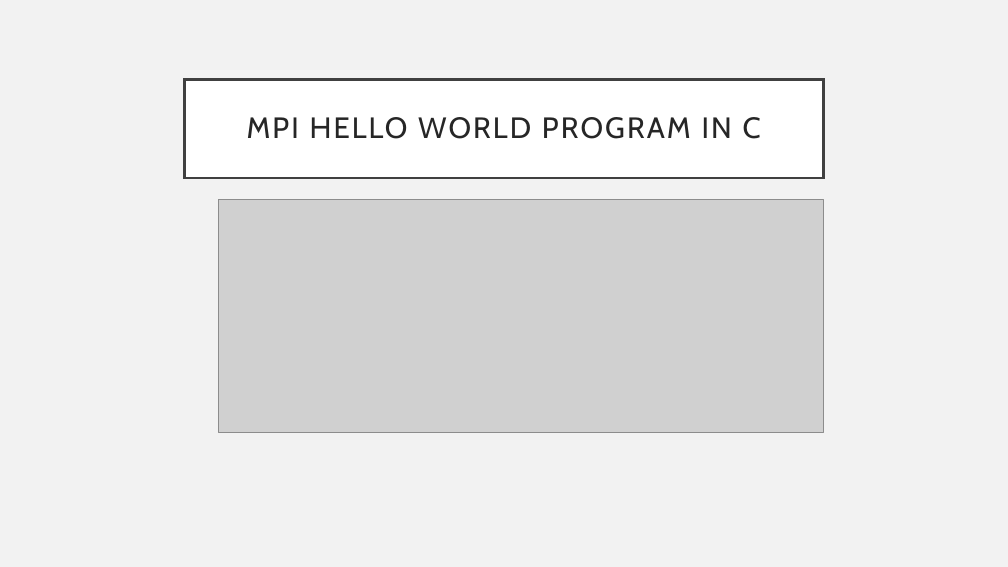
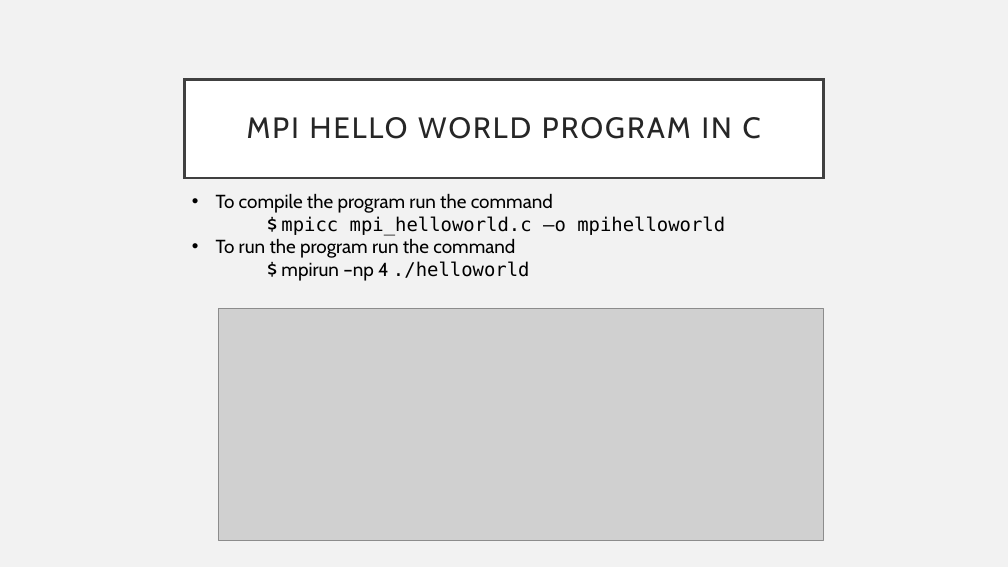
Before and after one commit to Andrewpensoneault/Intro-Parallel-Computing, a slide deck: slide 7 of Lectures/Lecture 3/lecture3.pptx. Drawn at 1008x567 pixels with LibreOffice and Linux fonts; fonts in the diff are those of the drawing; grey boxes stand for pictures. Boxes give left, top, right and bottom in pixels: in the first picture for what was removed or moved away, otherwise in the second. Text is boxed around its words. In the diff, an @@ line names an element or a change of style, - is before the commit and + after.

```diff
--- a/Lectures/Lecture 3/lecture3.pptx
+++ b/Lectures/Lecture 3/lecture3.pptx
@@ text added at [216, 193, 725, 281], 18 pt, text #000000 @@
+• To compile the program run the command
+$ mpicc mpi_helloworld.c –o mpihelloworld
+• To run the program run the command
+$ mpirun –np 4 ./helloworld
@@ picture: place and size @@
-picture at [219, 200, 823, 432]
+picture at [219, 308, 823, 540]
```
Also in this commit, not shown: 1 other slide changed, 1 slide added, 6 slides removed, 1 other file.
